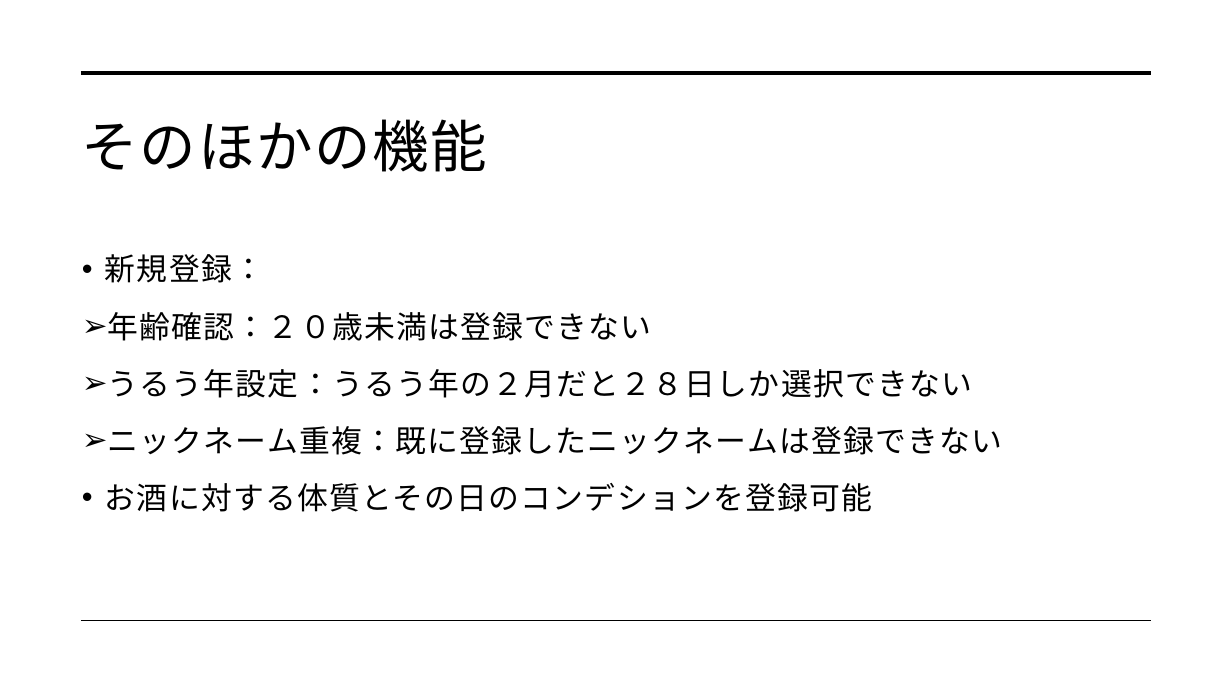
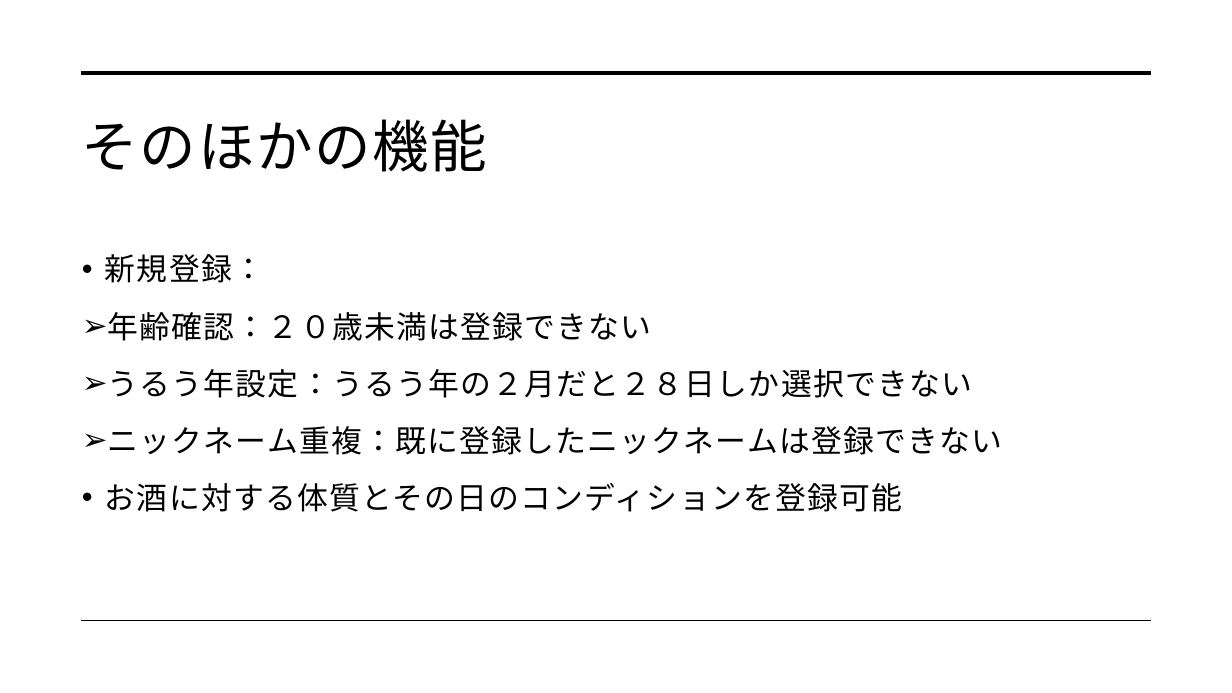
Before and after one commit to dojo2023/B-5, a slide deck: slide 9 of doc/Webアプリ成果発表.pptx. Drawn at 1232x693 pixels with LibreOffice and Linux fonts; fonts in the diff are those of the drawing. Boxes give left, top, right and bottom in pixels: in the first picture for what was removed or moved away, otherwise in the second. Text is boxed around its words. In the diff, an @@ line names an element or a change of style, - is before the commit and + after.

```diff
--- a/doc/Webアプリ成果発表.pptx
+++ b/doc/Webアプリ成果発表.pptx
@@ text at (105,483,902,512): text changed @@
-• お酒に対する体質とその日のコンデションを登録可能
+• お酒に対する体質とその日のコンディションを登録可能
```
Also in this commit, not shown: 2 other slides changed.
